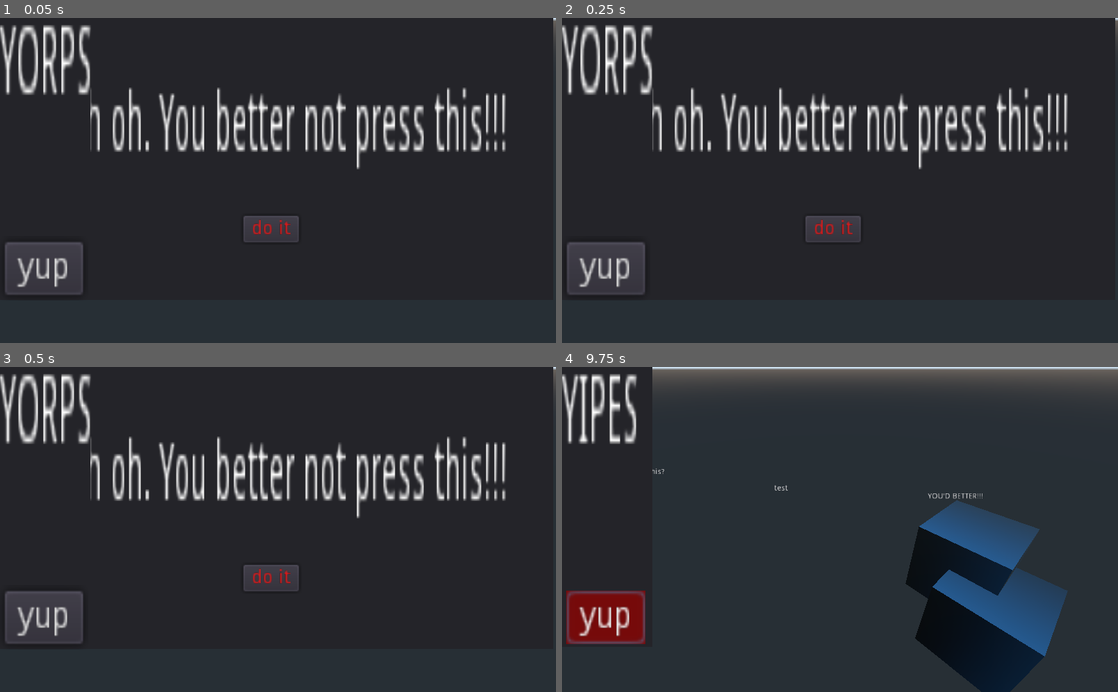
Above: before the commit, frames 1-4 (two rows, left to right).
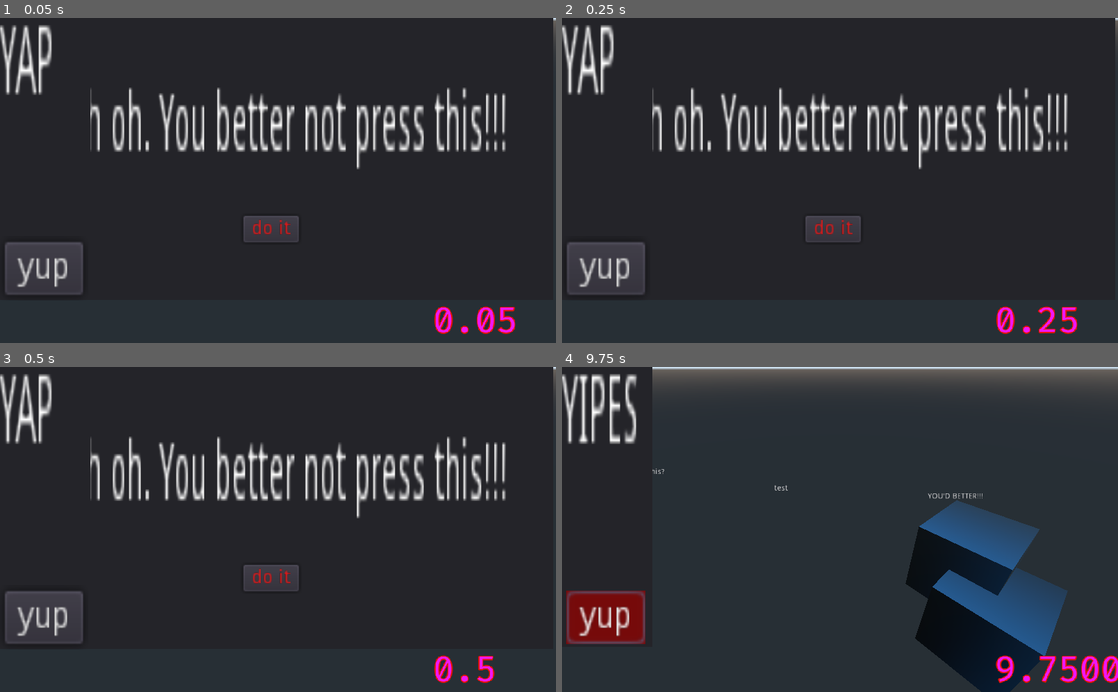
Above: after the commit, the same moments.

Repository: peter201943/GD-Test
Game: Godot game, scene res://Scenes/Level.tscn
Same seed, same stepped clock (60 frames per second), same inputs: the game is played once before the commit and once after it.
Inputs:
- Up to frame 1 (0.05 s): no input
- Up to frame 2 (0.25 s): no input
- Up to frame 3 (0.5 s): no input
- Up to frame 4 (9.75 s): click "do it" at 0.5 s; click "yup" at 1.25 s; click "yup" at 2 s; click "yup" at 2.75 s

The runs differ from the first frame. In frame 1, 2.4% of the frame differs, in the area x 2-93%, y 2-98%; in frame 2, 2.4%; in frame 3, 2.2%; in frame 4, 0.9%.

Commit message:
A Timer!

Diff:
--- a/Scenes/Level.tscn
+++ b/Scenes/Level.tscn
@@ -1,9 +1,12 @@
-[gd_scene load_steps=11 format=2]
+[gd_scene load_steps=15 format=2]
 
 [ext_resource path="res://Scripts/DeleteMe.gd" type="Script" id=1]
 [ext_resource path="res://Scripts/SideMenu.gd" type="Script" id=2]
 [ext_resource path="res://Scripts/TestText.gd" type="Script" id=3]
 [ext_resource path="res://Scenes/StutteringBox.tscn" type="PackedScene" id=4]
+[ext_resource path="res://Scripts/SayHello!.gd" type="Script" id=5]
+[ext_resource path="res://Misc/FiraCode-Regular.ttf" type="DynamicFontData" id=6]
+[ext_resource path="res://Scripts/TIMER.gd" type="Script" id=7]
 
 [sub_resource type="CanvasItemMaterial" id=1]
 
@@ -31,6 +34,12 @@
 
 [sub_resource type="StyleBoxFlat" id=6]
 bg_color = Color( 0.823529, 0.105882, 0.105882, 1 )
+
+[sub_resource type="DynamicFont" id=7]
+size = 64
+outline_size = 2
+outline_color = Color( 0.960784, 0.239216, 0.0745098, 1 )
+font_data = ExtResource( 6 )
 
 [node name="Level" type="Spatial"]
 __meta__ = {
@@ -120,4 +129,24 @@
 __meta__ = {
 "_edit_use_anchors_": false
 }
+
+[node name="SayHello!" type="Node" parent="."]
+script = ExtResource( 5 )
+__meta__ = {
+"_editor_description_": "testing _process."
+}
+
+[node name="TIMER" type="Label" parent="."]
+margin_left = 796.676
+margin_top = 519.668
+margin_right = 991.676
+margin_bottom = 599.668
+custom_fonts/font = SubResource( 7 )
+custom_colors/font_color = Color( 0.945098, 0.0941176, 0.968627, 1 )
+custom_colors/font_outline_modulate = Color( 0.92549, 0.329412, 0.113725, 1 )
+text = "00.00"
+script = ExtResource( 7 )
+__meta__ = {
+"_edit_use_anchors_": false
+}
 [connection signal="pressed" from="TestMenu/Button" to="TestMenu" method="_on_Button_pressed"]
--- /dev/null
+++ b/Scripts/SayHello!.gd
@@ -0,0 +1,22 @@
+extends Node
+
+var running_time = 0
+const max_time = 1
+var ok = true
+
+func _process(delta):
+	if running_time < max_time:
+		running_time += delta
+		print("HI")
+		_do_it(running_time)
+	elif ok:
+		ok = false
+		print("BYE")
+
+func _do_it(time):
+	if time >= max_time:
+		get_parent().get_node("SideMenu").get_node("Label").text = "YIP"
+	elif time > 2 * max_time / 3:
+		get_parent().get_node("SideMenu").get_node("Label").text = "YAP"
+	elif time > max_time / 3:
+		get_parent().get_node("SideMenu").get_node("Label").text = "YUP"
--- /dev/null
+++ b/Scripts/TIMER.gd
@@ -0,0 +1,10 @@
+extends Label
+
+var time
+
+func _ready():
+	time = 0.0
+
+func _process(delta):
+	time += delta
+	self.text = str(time)
Binary file added: Misc/FiraCode-Regular.ttf
